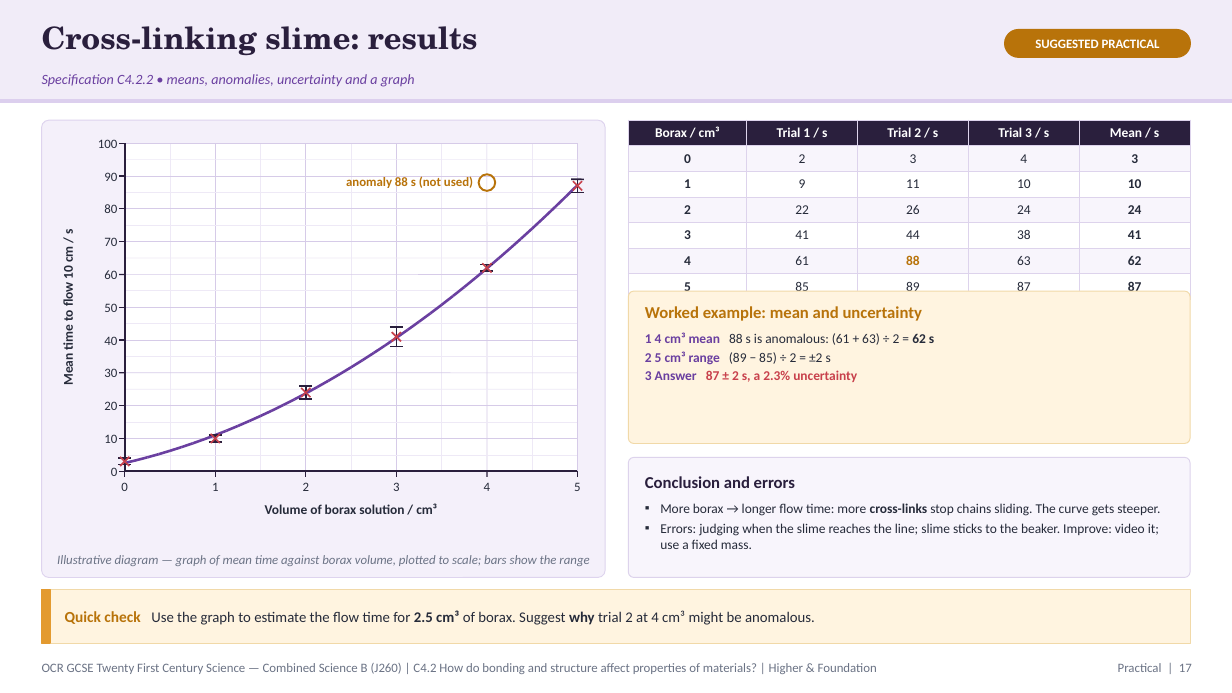
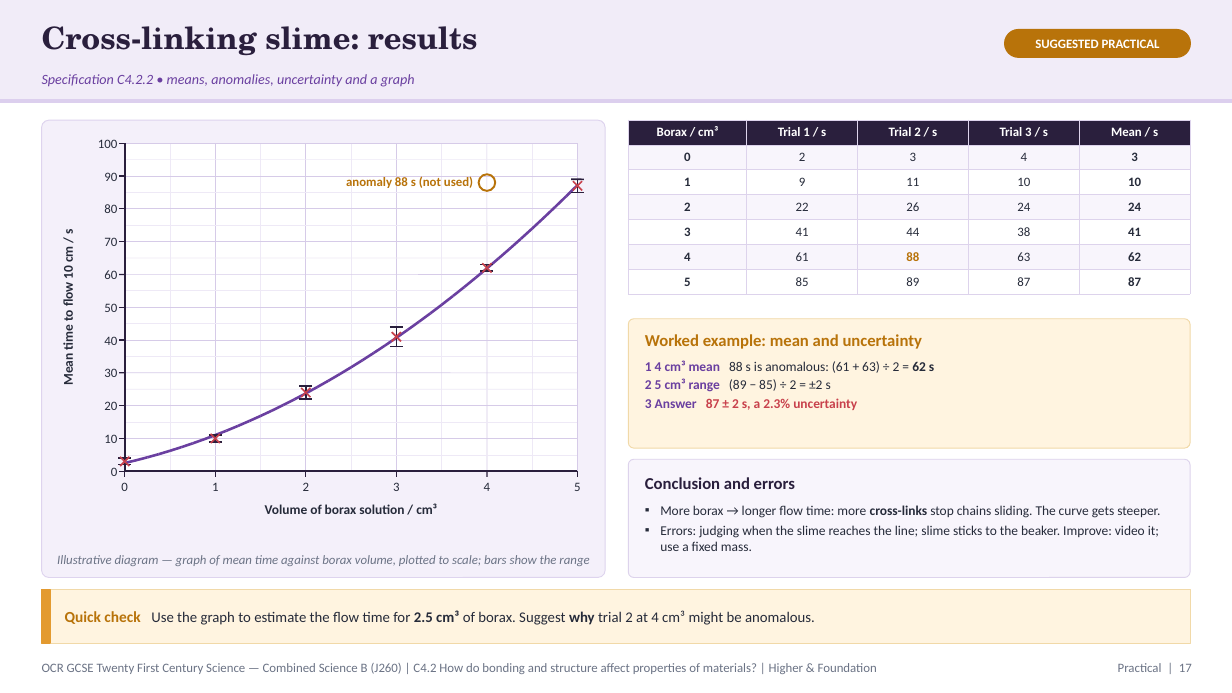
Before and after one commit to pstephenphilip-ship-it/Piri-MBBS, a slide deck: slide 17 of gcse-slides/ocr-chemistry/OCR21C_C4.2_BondingProperties_Combined.pptx. Drawn at 1232x693 pixels with LibreOffice and Linux fonts; fonts in the diff are those of the drawing. Boxes give left, top, right and bottom in pixels: in the first picture for what was removed or moved away, otherwise in the second. Text is boxed around its words. In the diff, an @@ line names an element or a change of style, - is before the commit and + after.

```diff
--- a/gcse-slides/ocr-chemistry/OCR21C_C4.2_BondingProperties_Combined.pptx
+++ b/gcse-slides/ocr-chemistry/OCR21C_C4.2_BondingProperties_Combined.pptx
@@ table at (628,120,1190,290) @@
@@ size 10.5 to 10 pt @@
@@ rounded rectangle at (628,319,1190,448): proportions changed @@
@@ rounded rectangle: place and size @@
-rounded rectangle at (628,291,1190,444)
+rounded rectangle at (628,319,1190,448)
@@ text "Worked example: mean and uncertainty": place and size @@
-text "Worked example: mean and uncertainty" at (645,306,922,321)
+text "Worked example: mean and uncertainty" at (645,334,922,349)
@@ text "1 4 cm³ mean 88 ...": place and size @@
-text "1 4 cm³ mean 88 ..." at (645,332,934,382)
+text "1 4 cm³ mean 88 ..." at (645,360,934,410)
@@ rounded rectangle at (628,459,1190,578): proportions changed @@
```
Also in this commit, not shown: 9 other slides changed, 4 other files.
